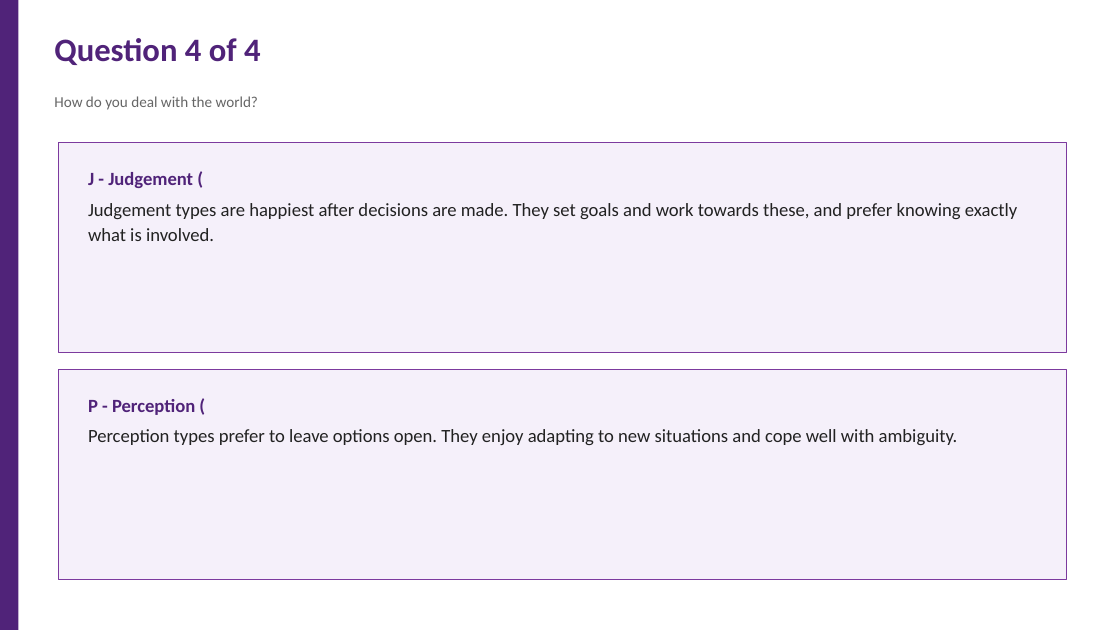
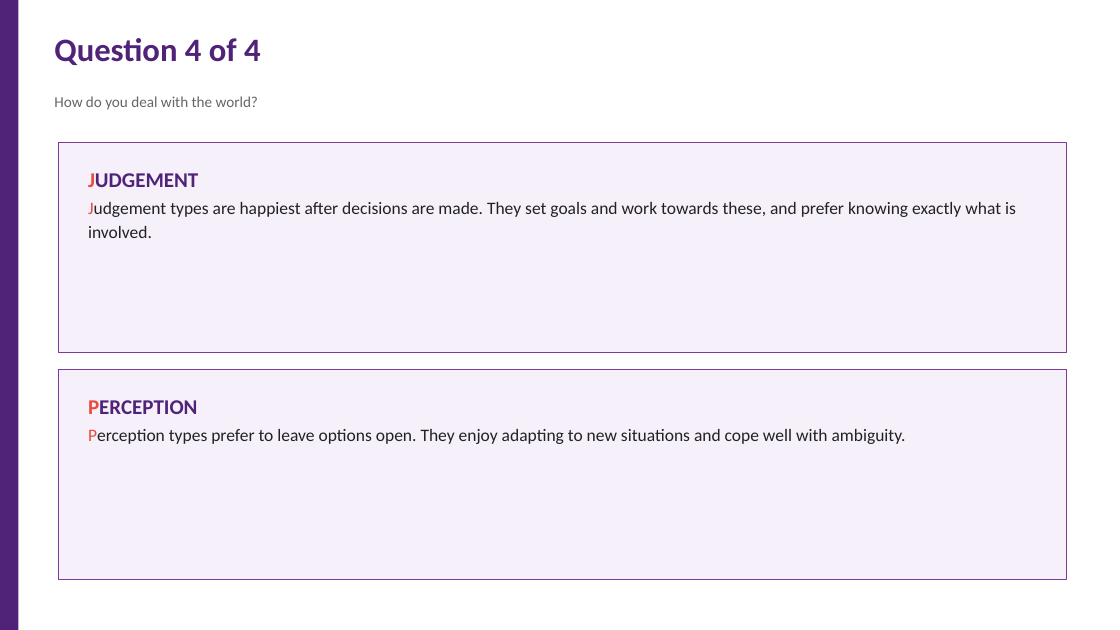
Before and after one commit to 975801846-star/workspace-outputs, a slide deck: slide 6 of Effective_Teamwork_2_survey.pptx. Drawn at 1120x630 pixels with LibreOffice and Linux fonts; fonts in the diff are those of the drawing. Boxes give left, top, right and bottom in pixels: in the first picture for what was removed or moved away, otherwise in the second. Text is boxed around its words. In the diff, an @@ line names an element or a change of style, - is before the commit and + after.

Commit message:
Survey PPT: capitalized option words with red first letter

```diff
--- a/Effective_Teamwork_2_survey.pptx
+++ b/Effective_Teamwork_2_survey.pptx
@@ text at (88, 173, 198, 187): text changed; size 16 to 18 pt @@
-J - Judgement (
+JUDGEMENT
@@ text at (88, 202, 1016, 238): size 16 to 15 pt; text colour #222222 to #E74C3C in "Judgement"; less space between paragraphs @@
@@ text at (88, 400, 198, 414): text changed; size 16 to 18 pt @@
-P - Perception (
+PERCEPTION
@@ text at (88, 429, 906, 444): size 16 to 15 pt; text colour #222222 to #E74C3C in "Perception"; less space between paragraphs @@
```
Also in this commit, not shown: 3 other slides changed.
